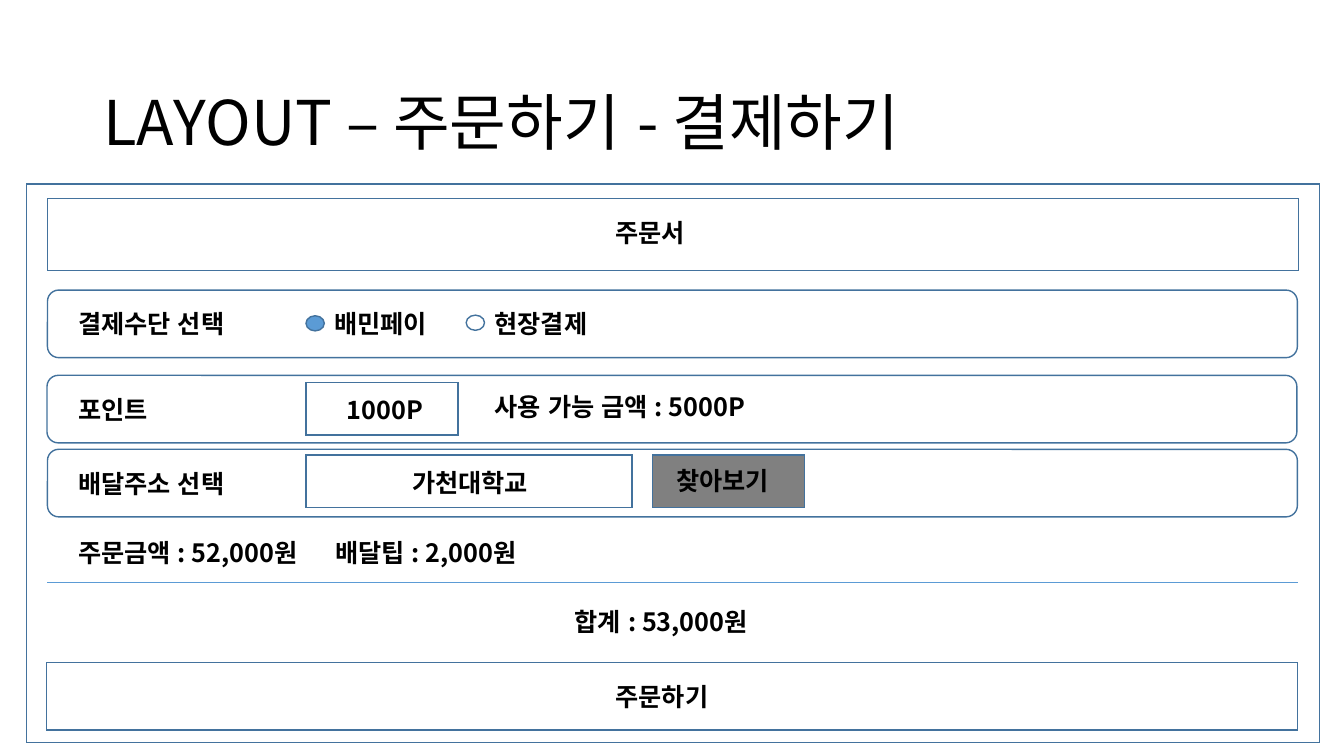
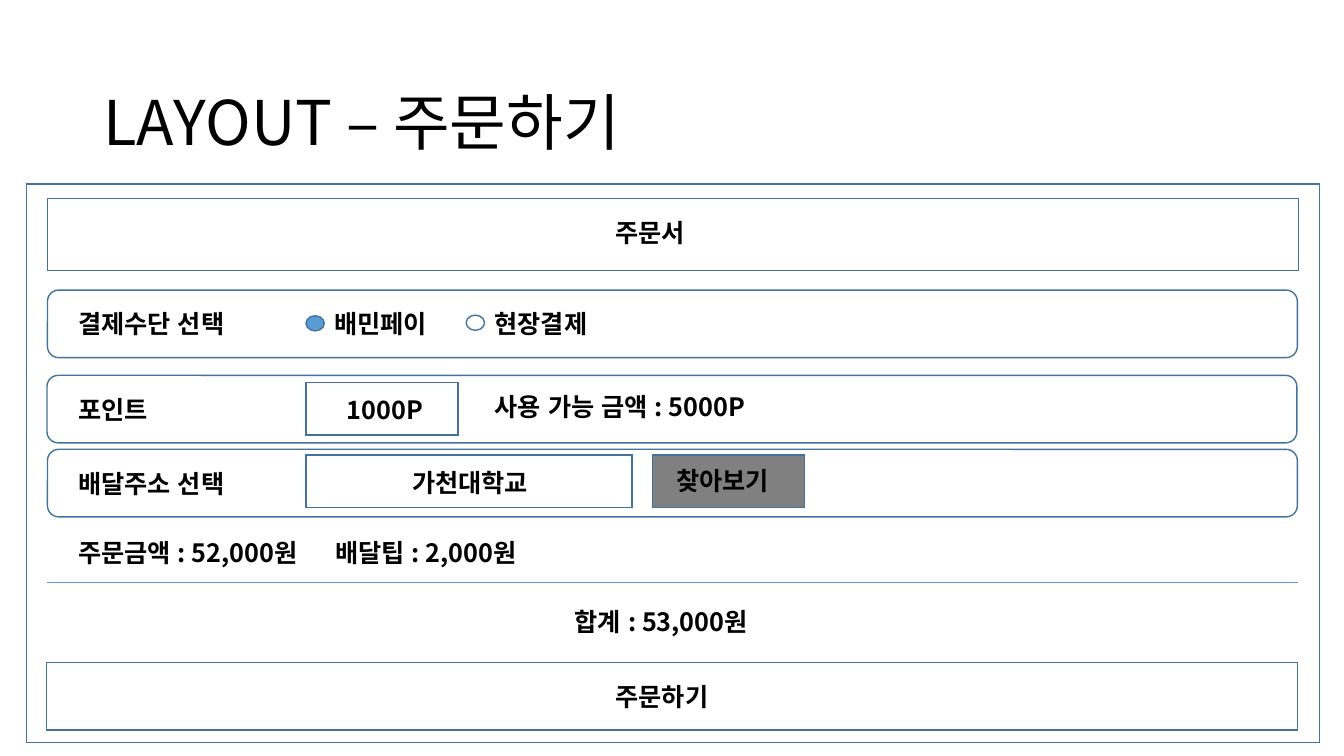
Before and after one commit to Camelllia/BaeminApplication, a slide deck: slide 20 of 202131205_김승진_실무게임프로그래밍_기획서.pptx (slide 18 before the commit). Drawn at 1344x756 pixels with LibreOffice and Linux fonts; fonts in the diff are those of the drawing. Boxes give left, top, right and bottom in pixels: in the first picture for what was removed or moved away, otherwise in the second. Text is boxed around its words. In the diff, an @@ line names an element or a change of style, - is before the commit and + after.

```diff
--- a/202131205_김승진_실무게임프로그래밍_기획서.pptx
+++ b/202131205_김승진_실무게임프로그래밍_기획서.pptx
@@ title at box(103, 94, 620, 150): text changed @@
-LAYOUT – 주문하기 - 결제하기
+LAYOUT – 주문하기
```
Also in this commit, not shown: 8 other slides changed, 5 slides added, 3 slides removed, 12 other files.
